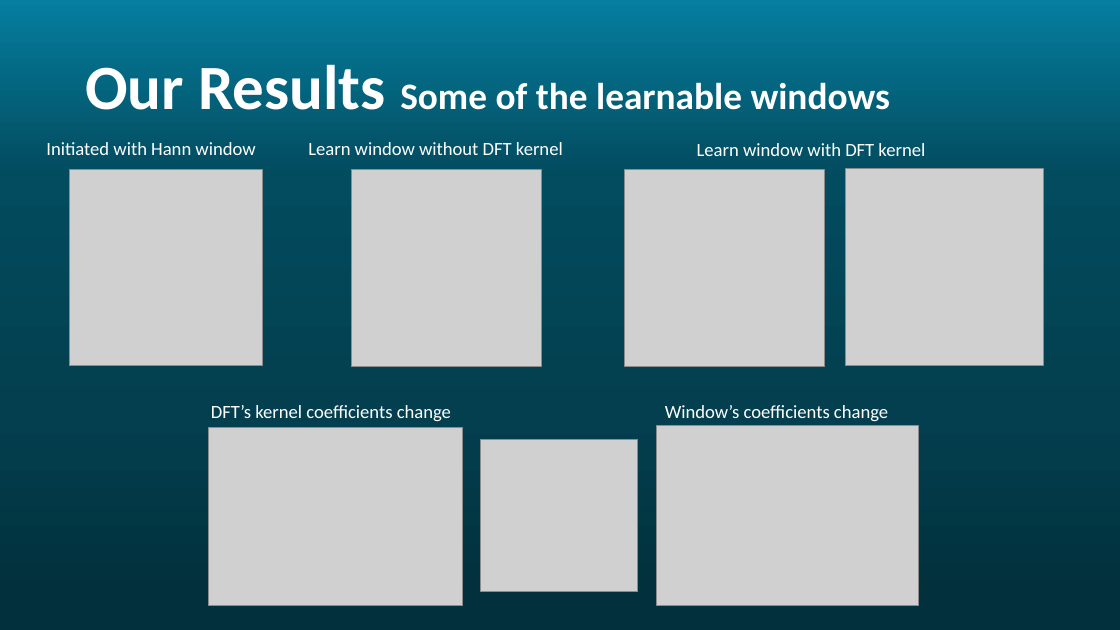
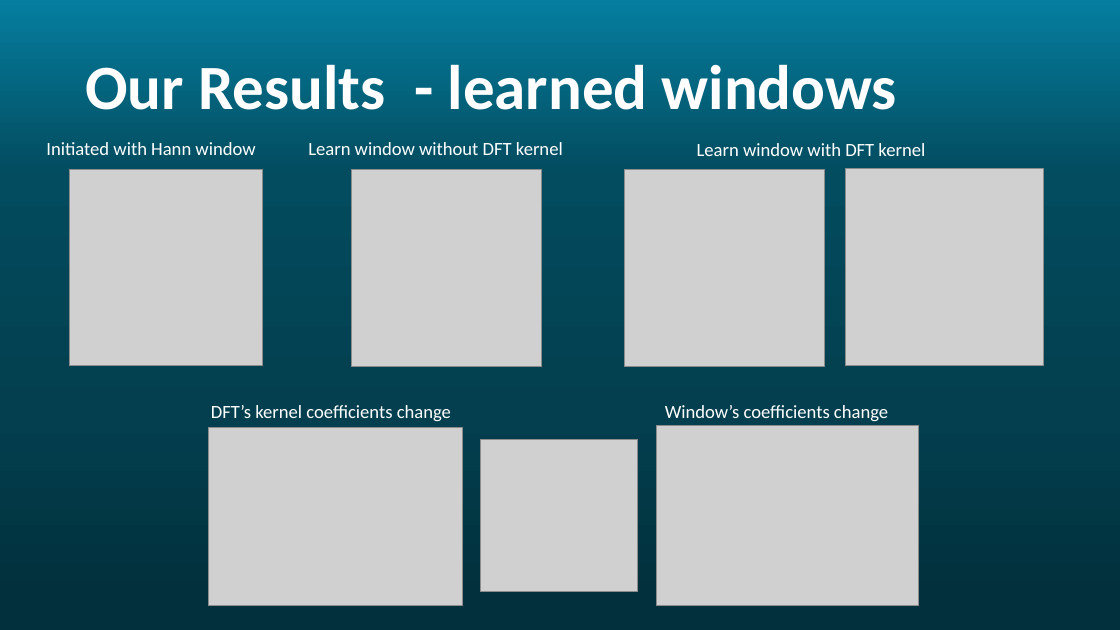
Before and after one commit to Rotem-and-Noam/Ada-STFT, a slide deck: slide 16 of images/AdaSTFT.pptx. Drawn at 1120x630 pixels with LibreOffice and Linux fonts; fonts in the diff are those of the drawing; grey boxes stand for pictures. Boxes give left, top, right and bottom in pixels: in the first picture for what was removed or moved away, otherwise in the second. Text is boxed around its words. In the diff, an @@ line names an element or a change of style, - is before the commit and + after.

```diff
--- a/images/AdaSTFT.pptx
+++ b/images/AdaSTFT.pptx
@@ title at box(85, 64, 897, 110): text changed; size 32 to 54 pt @@
-Our Results Some of the learnable windows
+Our Results - learned windows
```
Also in this commit, not shown: 6 other slides changed.
